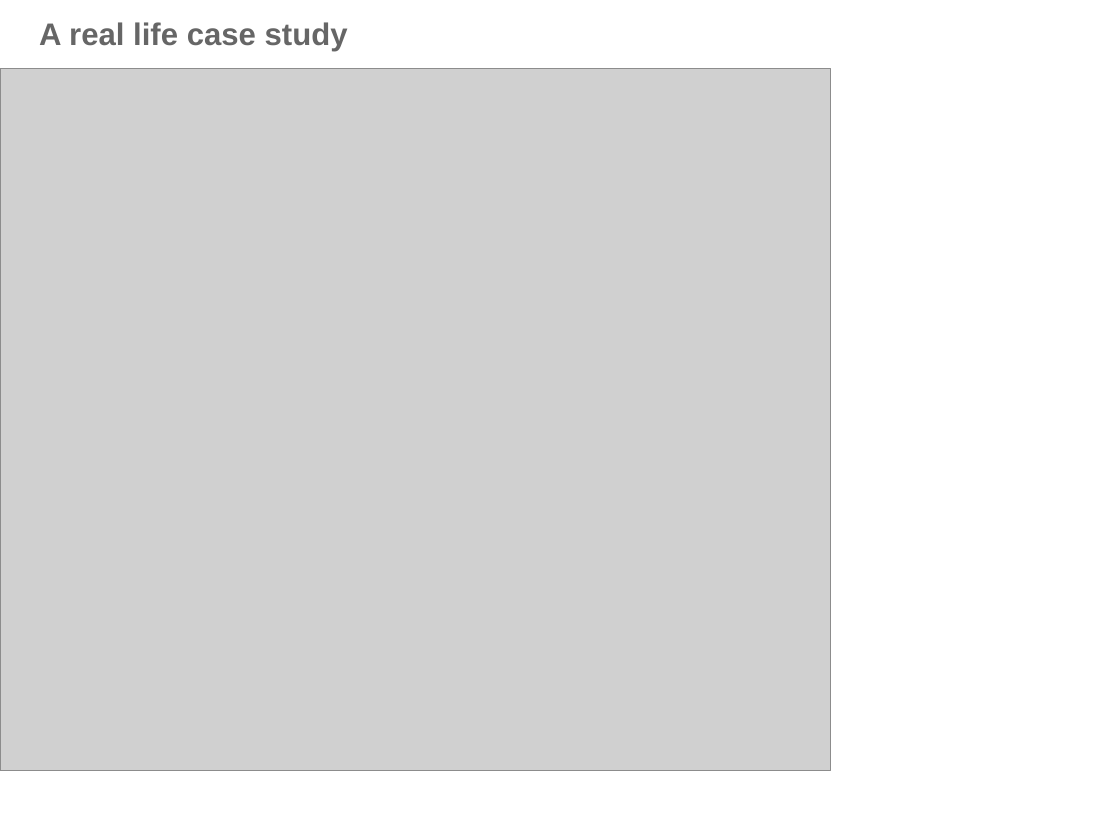
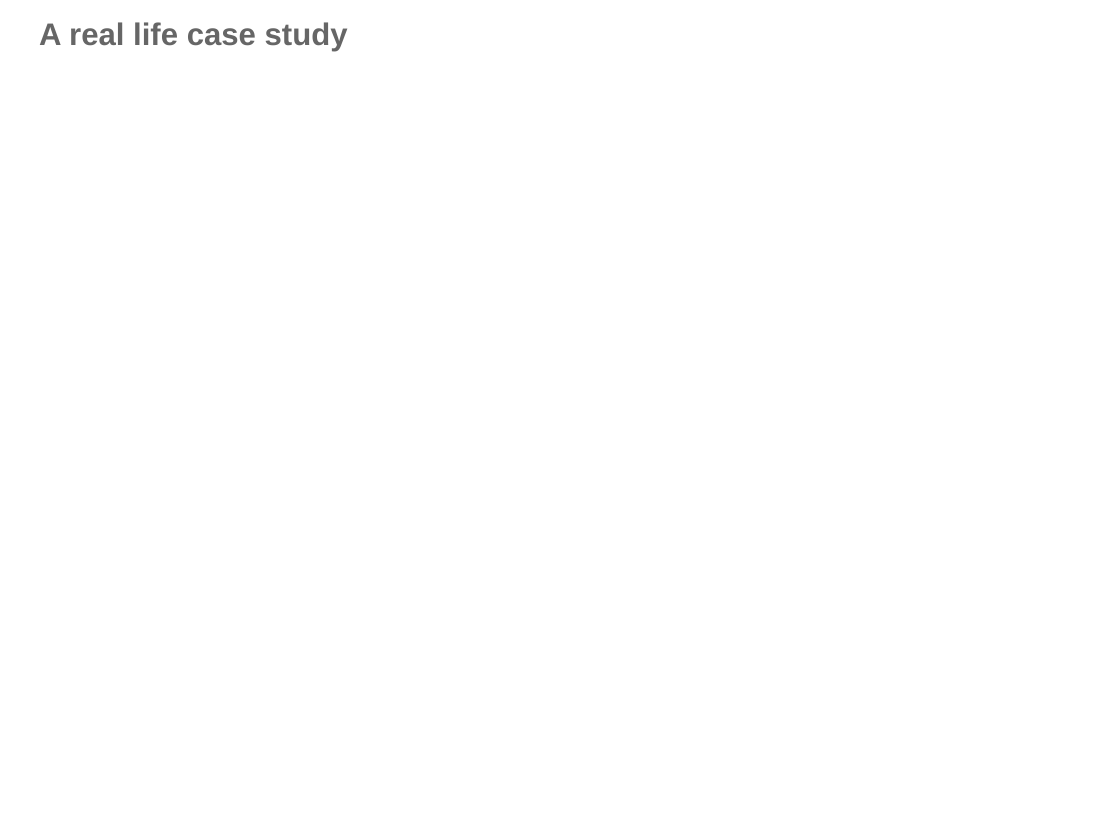
Before and after one commit to PatrickDelancy/RefactoringWorkshop, a slide deck: slide 11 of Refactoring Workshop.pptx. Drawn at 1120x840 pixels with LibreOffice and Linux fonts; fonts in the diff are those of the drawing; grey boxes stand for pictures; background and template pictures are left out. Boxes give left, top, right and bottom in pixels: in the first picture for what was removed or moved away, otherwise in the second. Text is boxed around its words. In the diff, an @@ line names an element or a change of style, - is before the commit and + after.

```diff
--- a/Refactoring Workshop.pptx
+++ b/Refactoring Workshop.pptx
@@ picture removed at bbox=[0, 68, 831, 771] @@
@@ rectangle added at bbox=[560, 457, 1045, 840], fill #FFFFFF, outline #FFFFFF 2 pt @@
```
Also in this commit, not shown: 6 other slides changed.
